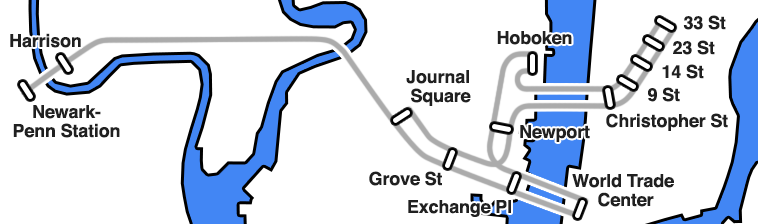
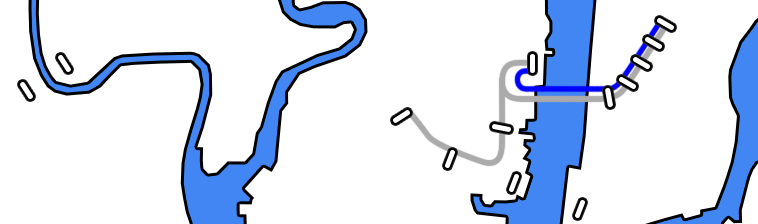
Comparing the layer stacks of the two 758 x 224 images. Changes:
hid group "label" (13 layers) over [10, 15, 728, 217]
added layer "weekend-segments" in group "lines" over [404, 24, 671, 167]
added layer "weekend" in group "lines" over [404, 24, 671, 167]
added layer "hob-33-segments" in group "lines" over [513, 24, 661, 93]
hid "all-paths" over [20, 24, 679, 217]
hid "Background copy" over [10, 15, 728, 217]
